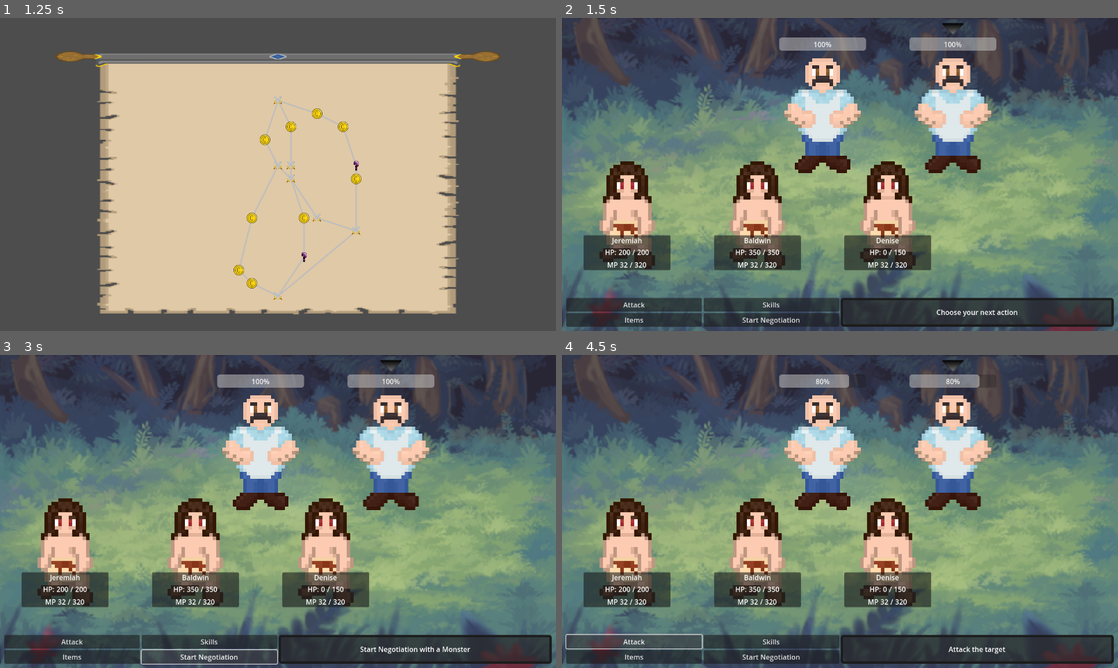
Above: before the commit, frames 1-4 (two rows, left to right).
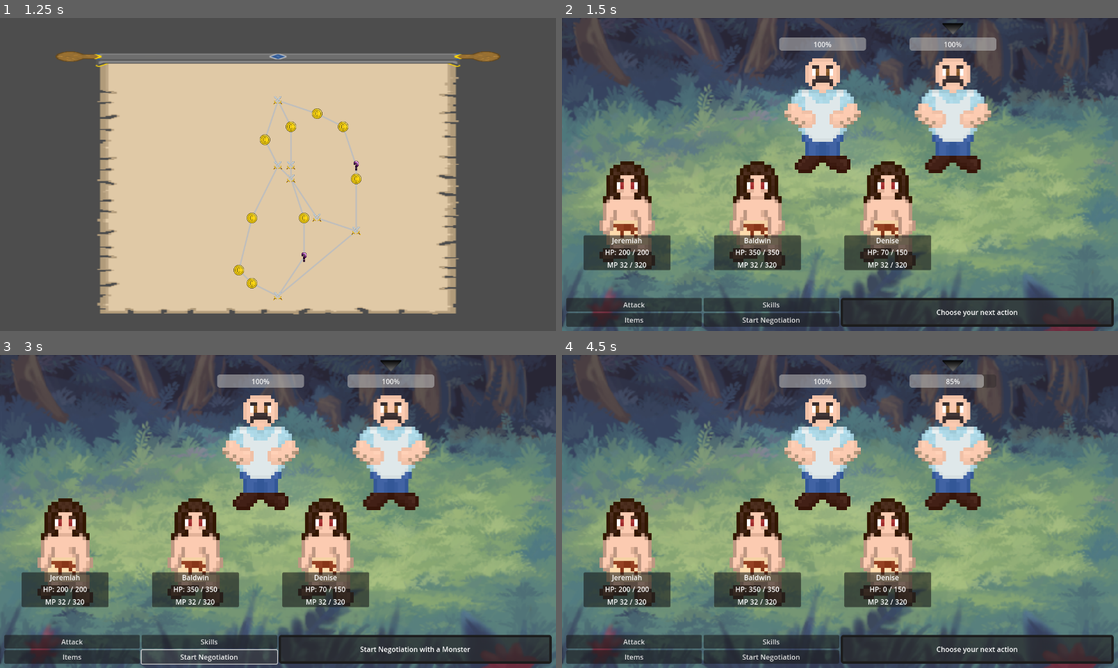
Above: after the commit, the same moments.

Repository: Willi-bot/GameProject
Game: Godot game, scene res://scenes/main_menu/main_menu.tscn
The game is run twice, just before and just after one commit, with the same random seed, the same clock (stepped at 60 frames per second) and the same inputs.
Inputs (mouse positions are in pixels of both pictures, inside the frame that each line leads up to):
- Up to frame 1 (1.25 s): click "New Game" at 0.5 s
- Up to frame 2 (1.5 s): click (840, 99) at 1.27 s
- Up to frame 3 (3 s): click (389, 452) at 2.02 s; click "Start Negotiation" at 2.75 s
- Up to frame 4 (4.5 s): click "Start Negotiation" at 3.5 s; click "Attack" at 4.25 s

Frame 1 is identical in both runs. In frame 2, less than 0.1% of the frame differs, in the area x 55-63%, y 74-76%; in frame 3, less than 0.1%; in frame 4, 0.6%, in the area x 0-82%, y 6-96%.

Commit message:
Fix Enemy stats using same resource

Diff:
--- a/gameproject/scenes/battle/battle_manager.gd
+++ b/gameproject/scenes/battle/battle_manager.gd
@@ -169,7 +169,6 @@
 	if has_battle_ended():
 		pass # implement end of battle
 
-	print("Starting next turn player")
 	current_turn_idx = (current_turn_idx + 1) % all_battlers.size()
 	current_turn = all_battlers[current_turn_idx]
 	_update_turn()
@@ -181,9 +180,6 @@
 	else:
 		attack_button.hide()
 
-	for b in all_battlers:
-		print(b.entity.type)
-		print(b.entity.current_hp)
 	current_turn.start_turn()
 
 
--- a/gameproject/scenes/entities/enemy_entity.gd
+++ b/gameproject/scenes/entities/enemy_entity.gd
@@ -12,6 +12,8 @@
 
 # Called when the node enters the scene tree for the first time.
 func _ready() -> void:
+	entity = entity.duplicate()
+
 	entity.current_hp = entity.max_hp
 	entity.health_changed.connect(_update_health_bar)
 
@@ -31,4 +33,10 @@
 
 
 func _on_sprite_pressed() -> void:
+	print(entity.name)
+	print(entity.max_hp)
+	print(entity.current_hp)
+	print(entity.damage)
+	print(entity.agility)
+	print(entity.type)
 	target_enemy.emit(list_id)
